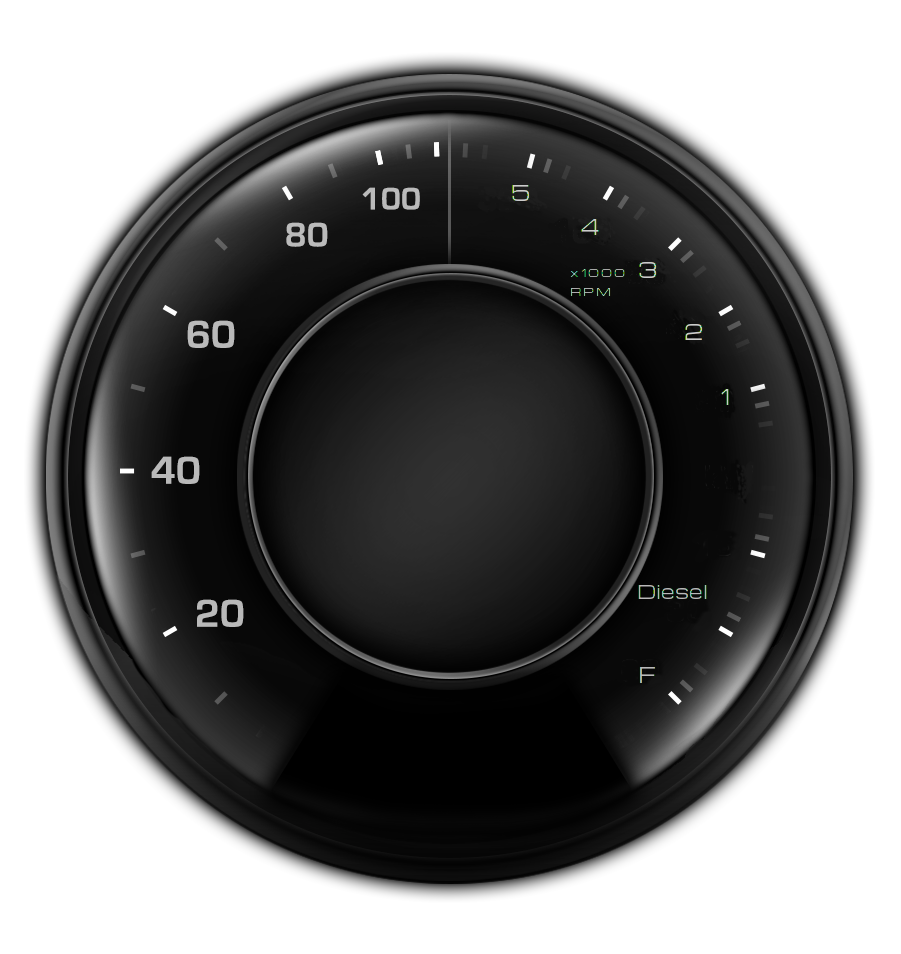
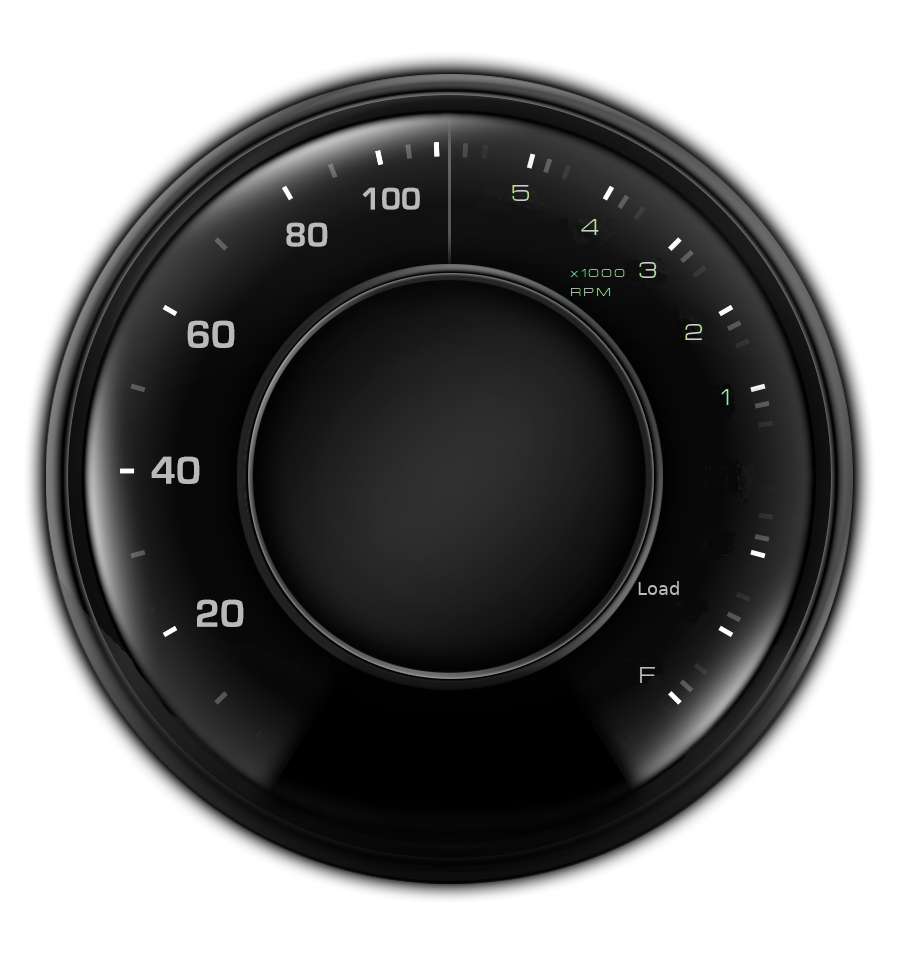
Layers edited between the first and the second 901px x 954px image:
renamed "Diesel" to "Load", painted on it over [638, 581, 707, 599]
